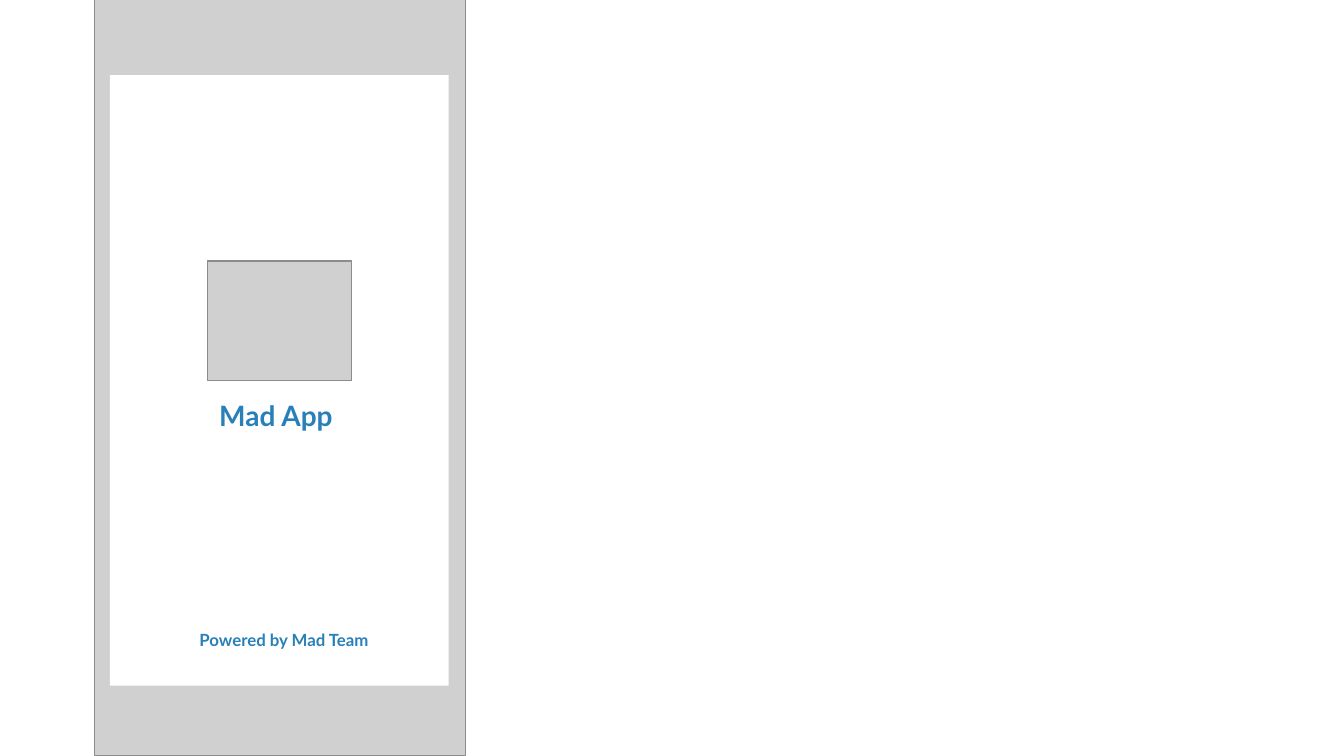
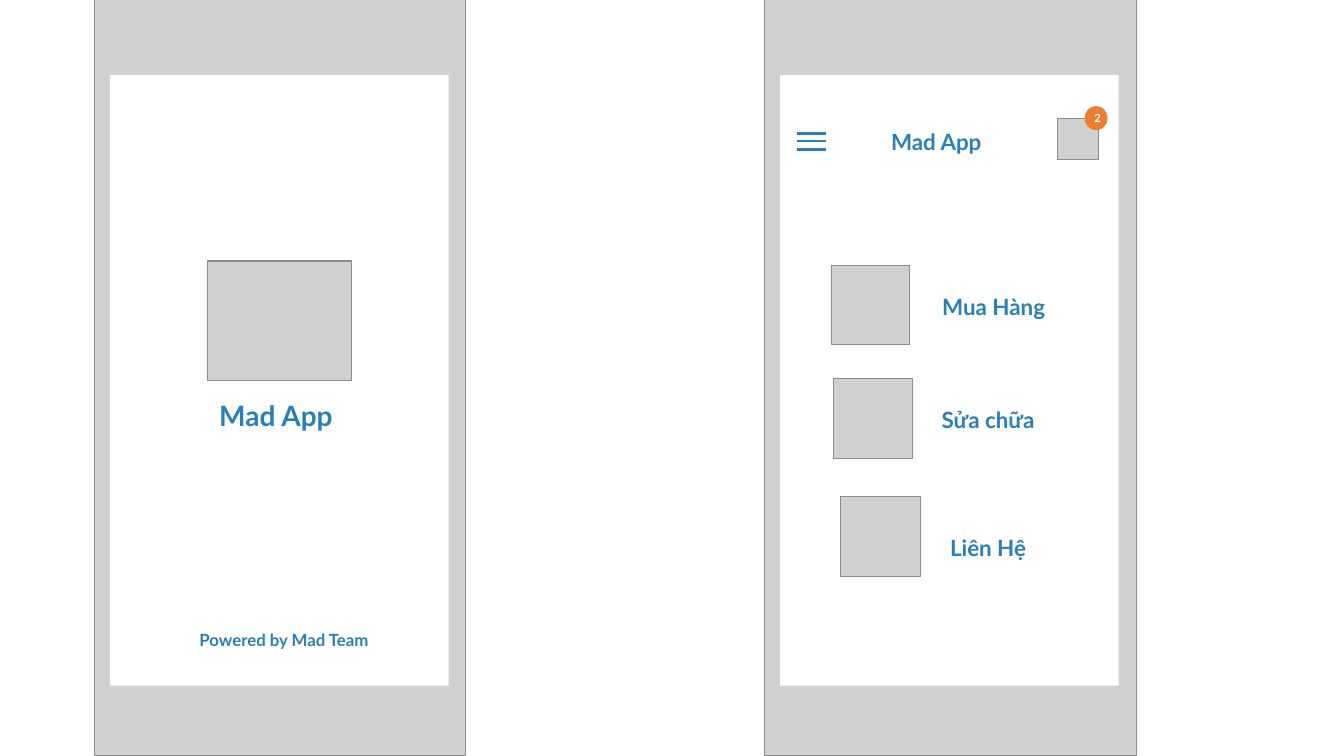
Before and after one commit to phuvk/AppCivilGoods, a slide deck: slide 1 of tags/document/UI design.pptx. Drawn at 1344x756 pixels with LibreOffice and Linux fonts; fonts in the diff are those of the drawing; grey boxes stand for pictures. Boxes give left, top, right and bottom in pixels: in the first picture for what was removed or moved away, otherwise in the second. Text is boxed around its words. In the diff, an @@ line names an element or a change of style, - is before the commit and + after.

```diff
--- a/tags/document/UI design.pptx
+++ b/tags/document/UI design.pptx
@@ picture added at box(764, 0, 1136, 756) @@
@@ rectangle added at box(780, 76, 1119, 687), fill #FFFFFF @@
@@ picture added at box(1058, 118, 1099, 159) @@
@@ ellipse added at box(1085, 106, 1108, 130), fill #ED7D31, 8 pt, text #FFFFFF, bold @@
+2
@@ math minus added at box(791, 128, 831, 139), fill #2980B9 @@
@@ math minus added at box(791, 135, 831, 146), fill #2980B9 @@
@@ math minus added at box(791, 144, 831, 155), fill #2980B9 @@
@@ text added at box(891, 133, 982, 154), 16 pt, text #2980B9, bold @@
+Mad App
@@ picture added at box(832, 266, 910, 345) @@
@@ text added at box(942, 298, 1045, 319), 16 pt, text #2980B9, bold @@
+Mua Hàng
@@ picture added at box(833, 379, 912, 459) @@
@@ text added at box(942, 411, 1034, 428), 16 pt, text #2980B9, bold @@
+Sửa chữa
@@ picture added at box(841, 497, 922, 578) @@
@@ text added at box(950, 539, 1026, 560), 16 pt, text #2980B9, bold @@
+Liên Hệ
```
Also in this commit, not shown: 1 other slide changed, 14 other files.
